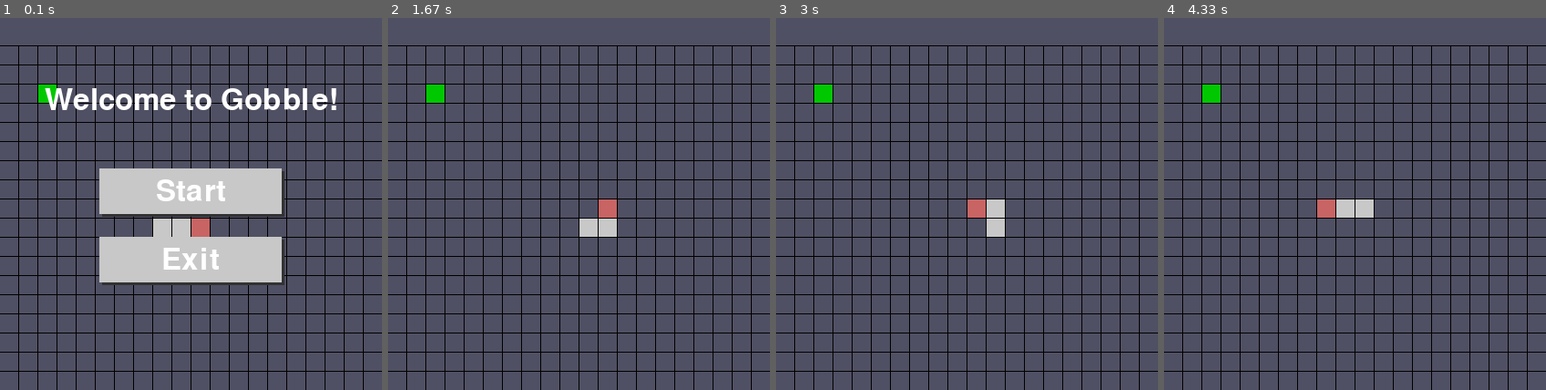
Above: before the commit, frames 1-4 (left to right).
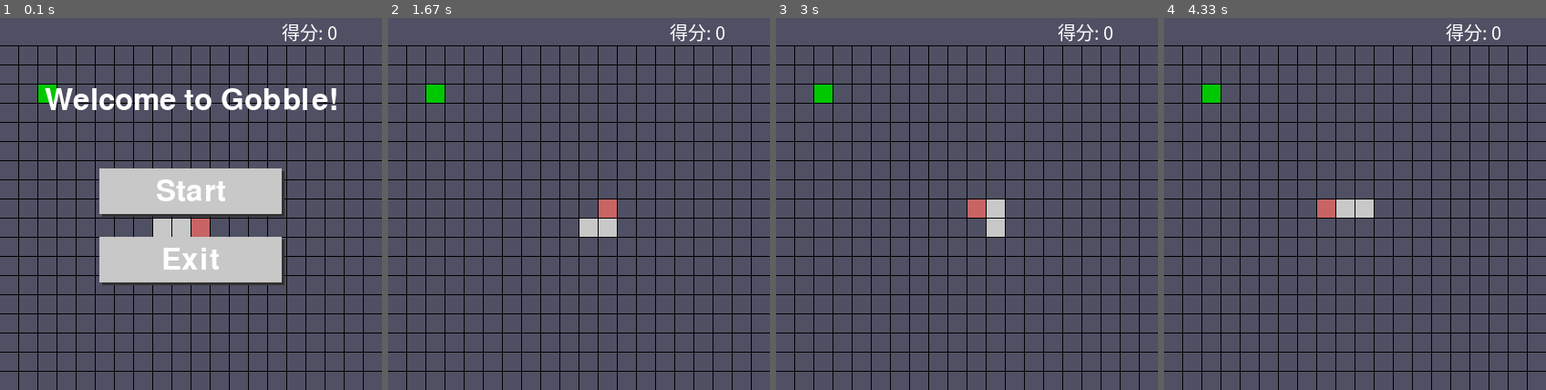
Above: after the commit, the same moments.

Repository: JimmyDurrell/Game_Gobble
Game: pygame game, started from gobble.py
Same seed, same stepped clock (60 frames per second), same inputs: the game is played once before the commit and once after it.
Inputs (mouse positions are in pixels of both pictures, inside the frame that each line leads up to):
- Up to frame 1 (0.1 s): no input
- Up to frame 2 (1.67 s): click (579, 192) at 0.38 s; hold Right 0.67-1.13 s; hold Up 1.17-1.63 s
- Up to frame 3 (3 s): hold Left 2.17-2.7 s
- Up to frame 4 (4.33 s): no input

The runs differ from the first frame. In frame 1, 0.2% of the frame differs, in the area x 73-89%, y 1-7%; in frame 2, 0.2%; in frame 3, 0.2%; in frame 4, 0.2%.

Commit message:
增加了显示得分的功能

Diff:
--- a/gobble.py
+++ b/gobble.py
@@ -10,6 +10,7 @@
     game_screen.background()
     snake.draw(game_screen)
     food.draw(game_screen)
+    game_screen.display_score(score)
 
 
 def Init_All():
@@ -35,6 +36,7 @@
     snake = Snake()
     food = Food()
     eat_flag = False
+    score = 0
 
     event_dict = {"enter": False, "esc": False, "space": False,
                   "left": False, "right": False, "up": False, "down": False,
@@ -84,6 +86,7 @@
                     eat_flag = False
                     snake.faster()
                     food.create_food(snake)
+                    score += 1
 
         elif event_dict["mouse"]:
             time.sleep(0.15)
--- a/screen.py
+++ b/screen.py
@@ -11,7 +11,9 @@
     width = int(origin_width / pixel_size) - 1 + origin_width
     height = int((origin_height - bar_height) / pixel_size) + origin_height
     size = (width, height)
+    screen_game = pygame.display.set_mode(size)  # 定义窗口大小
 
+    # 设置颜色
     background_color = (80, 80, 100)
     line_color = (0, 0, 0)  # 游戏点之间的线
     button_color = (200, 200, 200)
@@ -21,7 +23,6 @@
     shadow_offset = 3
     button_rect_start = pygame.Rect(width / 2 - 100, 175, 200, 50)
     button_rect_exit = pygame.Rect(width / 2 - 100, 250, 200, 50)
-    screen_game = pygame.display.set_mode(size)  # 定义窗口大小
 
     def __init__(self):
         pygame.init()
@@ -29,6 +30,11 @@
 
         # 制作窗口
         pygame.display.set_caption("贪吃蛇")  # 定义标题
+
+        # 设置字体
+        self.font_start_menu = pygame.font.Font(None, 48)
+        self.font_score = pygame.font.SysFont('SimHei', 20)  # 得分的字体
+        self.font_over = pygame.font.Font(None, 72)  # GAME OVER 的字体
 
     def background(self):
         self.screen_game.fill(self.background_color)  # 填充背景色
@@ -43,21 +49,23 @@
         for y in range(self.bar_height, self.height, self.pixel_size + 1):
             pygame.draw.line(self.screen_game, self.line_color, (0, y), (self.width, y), self.line_width)
 
+    def display_score(self, score):
+        imgText = self.font_score.render(f"得分: {score}", True, self.font_color)
+        self.screen_game.blit(imgText, (self.width - 110, 10))
+
     def start_menu(self):
-        # 设置字体
-        font = pygame.font.Font(None, 48)
-
         # 标题
-        text_welcome = font.render("Welcome to Gobble!", True, self.font_color)
+        text_welcome = self.font_start_menu.render("Welcome to Gobble!", True, self.font_color)
         text_rect = text_welcome.get_rect(center=(self.width / 2, 100))
         # 绘制标题文本
         self.screen_game.blit(text_welcome, text_rect)
 
         # 开始按钮
-        button_text_start = font.render("Start", True, self.font_color)
+        button_text_start = self.font_start_menu.render("Start", True, self.font_color)
         button_text_start_rect = button_text_start.get_rect(center=self.button_rect_start.center)
         # 绘制开始按钮阴影
-        shadow_rect = pygame.Rect(self.button_rect_start.left + self.shadow_offset, self.button_rect_start.top + self.shadow_offset,
+        shadow_rect = pygame.Rect(self.button_rect_start.left + self.shadow_offset,
+                                  self.button_rect_start.top + self.shadow_offset,
                                   self.button_rect_start.width, self.button_rect_start.height)
         pygame.draw.rect(self.screen_game, self.shadow_color, shadow_rect)
         # 绘制开始按钮
@@ -65,7 +73,7 @@
         self.screen_game.blit(button_text_start, button_text_start_rect)
 
         # 退出按钮
-        button_text_exit = font.render("Exit", True, self.font_color)
+        button_text_exit = self.font_start_menu.render("Exit", True, self.font_color)
         button_text_exit_rect = button_text_exit.get_rect(center=self.button_rect_exit.center)
         # 绘制退出按钮阴影
         shadow_rect = pygame.Rect(self.button_rect_exit.left + self.shadow_offset,
